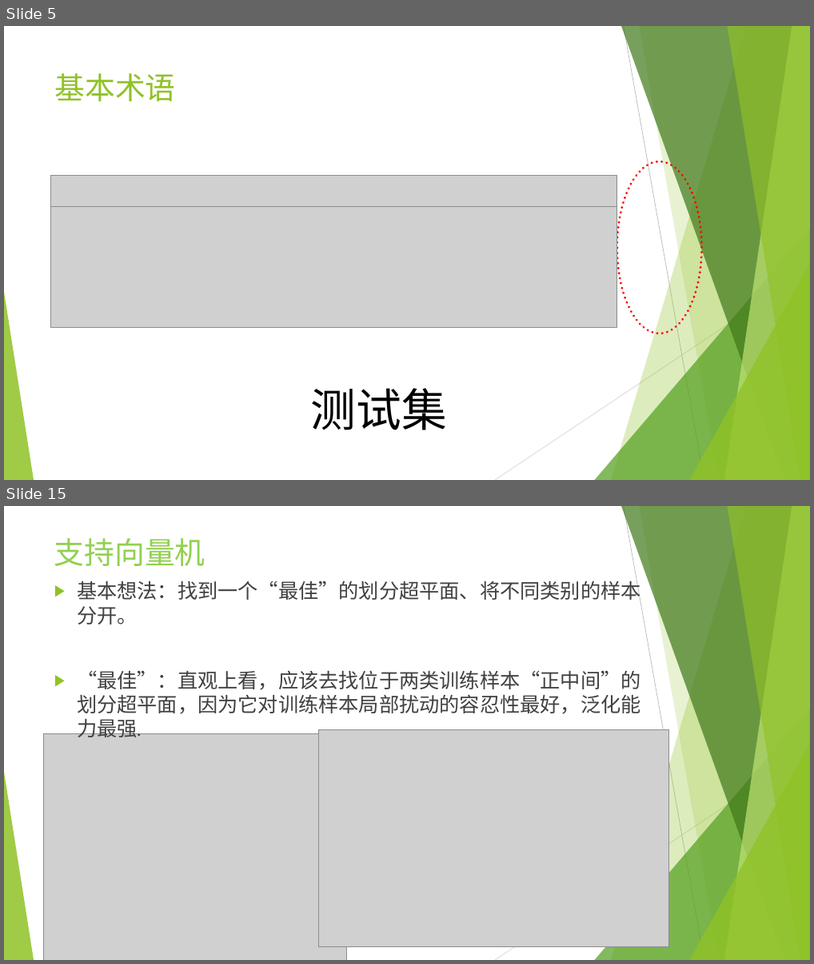
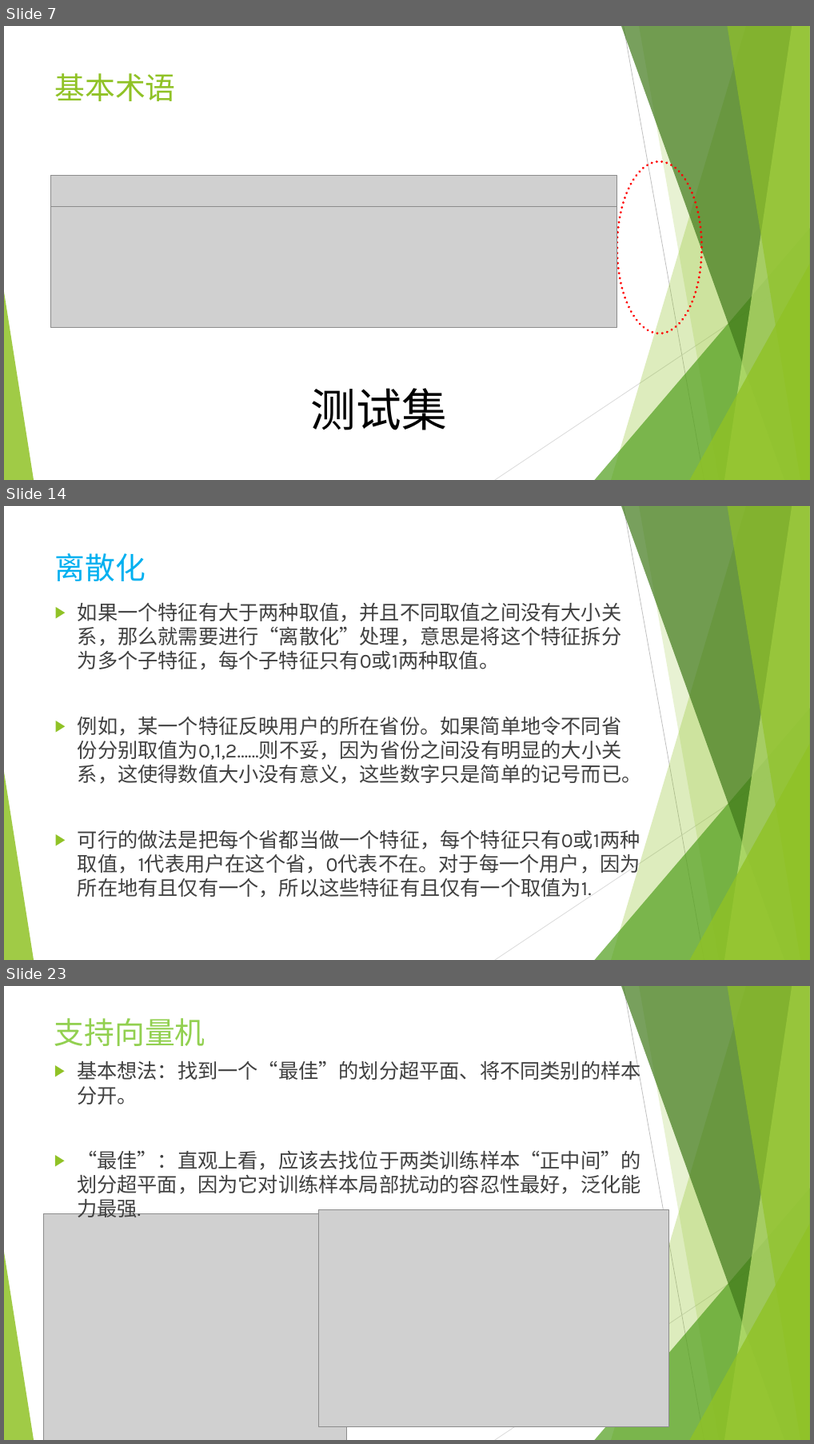
Before and after one commit to icsnju/I2EC, a slide deck: Finance/机器学习在金融行业的应用.pptx. Shown one above the other, each under a label of ours: slides 5 and 15 before the commit, slides 7, 14 and 23 after it; the slides between them are not shown. The pictures are 814x964 and 814x1444 pixels, drawn with LibreOffice and Linux fonts; fonts in the diff are those of the drawing; grey boxes stand for pictures. Boxes give left, top, right and bottom in pixels: in the first picture for what was removed or moved away, otherwise in the second. Text is boxed around its words. In the diff, an @@ line names an element or a change of style, - is before the commit and + after.

```diff
--- a/Finance/机器学习在金融行业的应用.pptx
+++ b/Finance/机器学习在金融行业的应用.pptx
@@ slide 14 added at (4, 506, 810, 960), background #FFFFFF; not listed: 10 template elements that a slide beside it also shows @@
@@ title added at (55, 553, 146, 581), 36 pt, text #00B0F0 @@
+离散化
@@ text added at (78, 603, 642, 897), 24 pt, text #404040 @@
+▶ 如果一个特征有大于两种取值，并且不同取值之间没有大小关系，那么就需要进行“离散化”处理，意思是将这个特征拆分为多个子特征，每个子特征只有0或1两种取值。
+▶ 例如，某一个特征反映用户的所在省份。如果简单地令不同省份分别取值为0,1,2……则不妥，因为省份之间没有明显的大小关系，这使得数值大小没有意义，这些数字只是简单的记号而已。
+▶ 可行的做法是把每个省都当做一个特征，每个特征只有0或1两种取值，1代表用户在这个省，0代表不在。对于每一个用户，因为所在地有且仅有一个，所以这些特征有且仅有一个取值为1.
@@ what was slide 5 is now slide 7 @@
@@ what was slide 15 is now slide 23 @@
```
Also in this commit, not shown: 3 slides changed, 14 other slides added, 9 slides removed.
